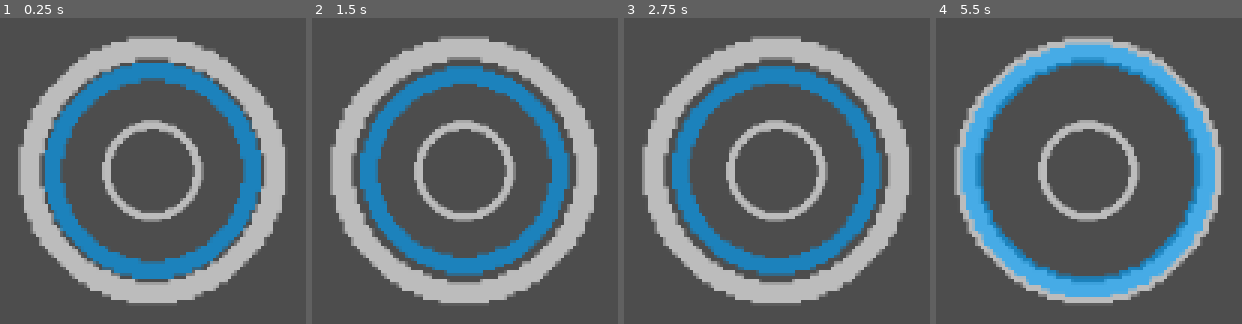
Above: before the commit, frames 1-4 (left to right).
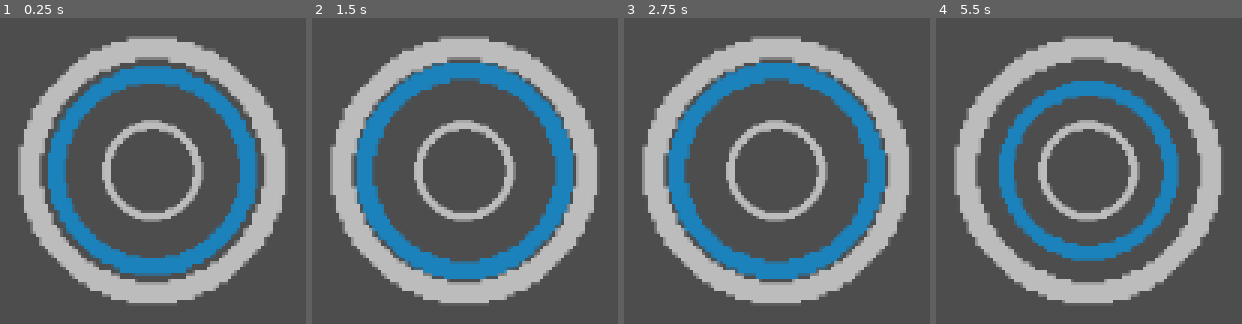
Above: after the commit, the same moments.

Repository: Omurex/PrecAg-SprinklerDash
Game: Godot game, scene res://Objects/GameScenes/main_game.tscn
Two runs of this game, one before a commit and one after it. Both use one fixed random seed, a clock stepped at 60 frames per second and the inputs below.
Inputs:
- Up to frame 1 (0.25 s): no input
- Up to frame 2 (1.5 s): hold Up (ui_up) 0.53-1.28 s
- Up to frame 3 (2.75 s): hold Up (ui_up) from 2.03 s (still down)
- Up to frame 4 (5.5 s): release Up (ui_up) at 3.53 s; tap Enter at 4.25 s

The runs differ from the first frame. In frame 1, 5.8% of the frame differs, in the area x 14-86%, y 14-86%; in frame 2, 7.9%; in frame 3, 6.6%; in frame 4, 26%, in the area x 7-92%, y 7-92%.

Commit message:
Added sprinkler

Diff:
--- a/Objects/GameScenes/main_game.tscn
+++ b/Objects/GameScenes/main_game.tscn
@@ -1,15 +1,16 @@
 [gd_scene load_steps=4 format=3 uid="uid://1ysiotibgavm"]
 
 [ext_resource type="PackedScene" uid="uid://bmdpf0qns06ig" path="res://Objects/FieldRow/field_row.tscn" id="1_q8fjm"]
-[ext_resource type="PackedScene" uid="uid://bcf5tuvvbo1bl" path="res://Objects/HydrationModifier/hydration_modifier.tscn" id="2_hnxey"]
 [ext_resource type="PackedScene" uid="uid://gqb4c4yj45gp" path="res://Objects/CircleVisual/circle_visual.tscn" id="2_svx1h"]
+[ext_resource type="PackedScene" uid="uid://n38birkjbbmb" path="res://Objects/Sprinkler/sprinkler.tscn" id="4_4sje6"]
 
 [node name="MainGame" type="Node2D"]
 
 [node name="FieldRow" parent="." instance=ExtResource("1_q8fjm")]
 
-[node name="HydrationModifier" parent="FieldRow" instance=ExtResource("2_hnxey")]
-
 [node name="CircleVisual" parent="." node_paths=PackedStringArray("field_row") instance=ExtResource("2_svx1h")]
 position = Vector2(167, 85)
 field_row = NodePath("../FieldRow")
+
+[node name="Sprinkler" parent="." node_paths=PackedStringArray("field_row") instance=ExtResource("4_4sje6")]
+field_row = NodePath("../FieldRow")
--- /dev/null
+++ b/Objects/Sprinkler/sprinkler.gd
@@ -0,0 +1,45 @@
+class_name Sprinkler
+
+extends Node2D
+
+
+@export_group("References")
+@export var hydration_modifier_packed : PackedScene
+@export var field_row : FieldRow
+
+@export_group("Properties")
+@export var modification_amount : float = 4
+
+
+var hydration_modifier : HydrationModifier = null
+var on : bool = false
+
+
+func _ready() -> void:
+
+	hydration_modifier = hydration_modifier_packed.instantiate() as HydrationModifier
+	hydration_modifier.initialize(abs(modification_amount) * get_sign())
+
+	field_row.add_child(hydration_modifier)
+
+	pass
+
+
+func _process(delta: float) -> void:
+	pass
+
+
+func get_sign() -> int:
+
+	return (2 * int(on)) - 1
+
+
+func toggle(toggle : bool) -> void:
+
+	on = toggle
+
+
+func flip() -> bool:
+
+	toggle(!on)
+	return on
--- /dev/null
+++ b/Objects/Sprinkler/sprinkler.tscn
@@ -0,0 +1,8 @@
+[gd_scene load_steps=3 format=3 uid="uid://n38birkjbbmb"]
+
+[ext_resource type="Script" path="res://Objects/Sprinkler/sprinkler.gd" id="1_8eawx"]
+[ext_resource type="PackedScene" uid="uid://bcf5tuvvbo1bl" path="res://Objects/HydrationModifier/hydration_modifier.tscn" id="2_qucwf"]
+
+[node name="Sprinkler" type="Node2D"]
+script = ExtResource("1_8eawx")
+hydration_modifier_packed = ExtResource("2_qucwf")
